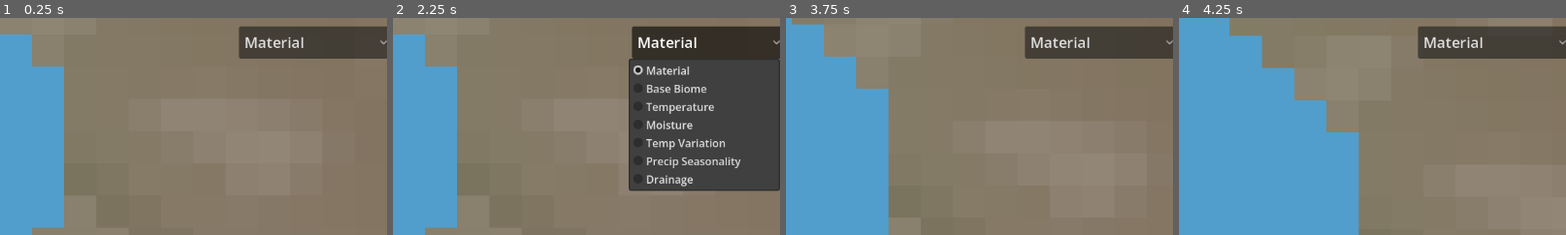
Above: before the commit, frames 1-4 (left to right).
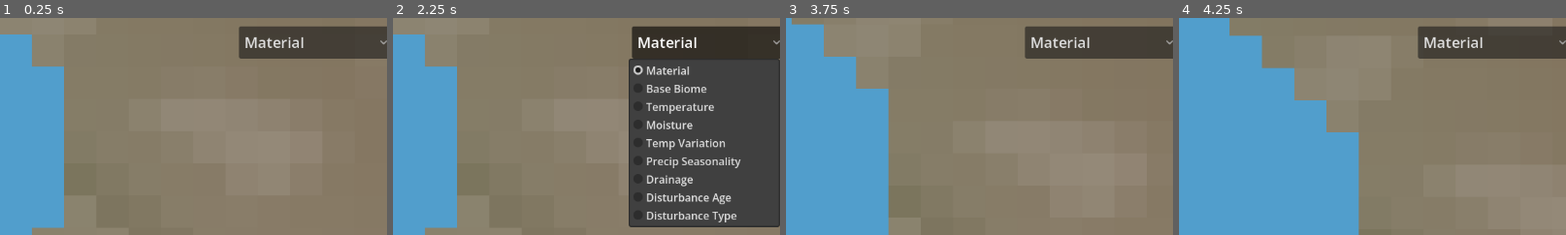
Above: after the commit, the same moments.

Repository: joahreason/explore
Game: Godot game, scene res://world.tscn
The game is run twice, just before and just after one commit, with the same random seed, the same clock (stepped at 60 frames per second) and the same inputs.
Inputs (mouse positions are % of the whole screen's width and height, from its top left):
- Up to frame 1 (0.25 s): no input
- Up to frame 2 (2.25 s): click "Material" at 0.5 s; click "Material" at 1.25 s; click "Material" at 2 s
- Up to frame 3 (3.75 s): tap Enter at 2.75 s; move the mouse to (72, 45) at 2.77 s; tap B at 2.85 s; click (72, 45) at 2.92 s; tap Space at 3.5 s; drag from (30, 55) to (45, 70) at 3.52 s
- Up to frame 4 (4.25 s): no input
The pictures show only the part of the screen within x 50-100%, y 31-81%; the shares and areas given below are measured in that part.

The runs differ from the first frame. In frame 2, 6.5% of the frame differs, in the area x 60-100%, y 79-97%; in frame 3, less than 0.1%; in frame 4, less than 0.1%.

Commit message:
Biome variety Phase 3: disturbance type/age, ecological succession
disturbance_type (fire/flood/storm/landslide) and disturbance_age
(0=fresh..1=long-recovered) are pseudo-independent remaps of the
existing per-blob cell_value - different multipliers before taking
the fractional part decorrelate them from each other and from the
size remap already used, with zero new noise samples. Both are
constant across a whole blob, unlike disturbance intensity which
still falls off with distance from the epicenter.

Age now also feeds back into disturbance intensity itself (old scars
fade even at their own epicenter, not just outward), and
DebugColorizer tints young scars ashen vs. old scars toward a
regrowth green - together these give real ecological succession
(fresh scar -> fading -> recovered) without any time simulation.

Hit the same GDScript floor()-is-Variant-for-static-inference bug
we've hit before with lerp()/array indexing; fixed with floorf().

Verified via diagnostic dump (age spans ~0..1, all 4 types present,
no pathological bias) and visual renders: distinct decorrelated
Voronoi regions per type/age, and visibly fainter disturbance patches
in the material view where age is high.

New Disturbance Age / Disturbance Type entries in the view dropdown.

Co-Authored-By: Claude Sonnet 5 <noreply@anthropic.com>
Claude-Session: https://claude.ai/code/session_01FGRKBehJuHB2bSj53HPTpB

Diff:
--- a/scripts/chunk_manager.gd
+++ b/scripts/chunk_manager.gd
@@ -28,6 +28,8 @@
 	TEMP_VARIATION,
 	PRECIP_SEASONALITY,
 	DRAINAGE,
+	DISTURBANCE_AGE,
+	DISTURBANCE_TYPE,
 }
 
 ## Assign a saved WorldGen.tres preset here to tune generation in the
@@ -172,6 +174,10 @@
 			return HeatmapColorizerScript.precip_seasonality(sample)
 		ViewMode.DRAINAGE:
 			return HeatmapColorizerScript.drainage(sample)
+		ViewMode.DISTURBANCE_AGE:
+			return HeatmapColorizerScript.disturbance_age(sample)
+		ViewMode.DISTURBANCE_TYPE:
+			return HeatmapColorizerScript.disturbance_type(sample)
 		_:
 			return DebugColorizerScript.color_for(sample)
 
--- a/scripts/debug_colorizer.gd
+++ b/scripts/debug_colorizer.gd
@@ -25,6 +25,7 @@
 const FOREST := Color(0.1, 0.35, 0.15)
 const RESOURCE := Color(1.0, 0.1, 0.8)
 const DISTURBED := Color(0.35, 0.32, 0.28)
+const RECOVERING := Color(0.45, 0.55, 0.3)
 
 
 static func color_for(s: Dictionary) -> Color:
@@ -35,6 +36,7 @@
 	var vegetation: float = s["vegetation"]
 	var erosion: float = s["erosion"]
 	var disturbance: float = s["disturbance"]
+	var disturbance_age: float = s["disturbance_age"]
 	var resource: float = s["resource"]
 	var water_body: String = s["water_body"]
 	var shore_proximity: float = s["shore_proximity"]
@@ -78,7 +80,12 @@
 		+ FOREST * w_forest
 	) / total
 
-	color = color.lerp(DISTURBED, disturbance * 0.5)
+	# Ecological succession: young scars tint stark/ashen, old ones tint
+	# toward regrowth instead - the intensity itself already fades with age
+	# too (see WorldGen), this makes the "recovering" look visible, not just
+	# fainter.
+	var disturbance_tint := DISTURBED.lerp(RECOVERING, disturbance_age)
+	color = color.lerp(disturbance_tint, disturbance * 0.5)
 
 	# Resource veins are still generated (see WorldGen.sample()["resource"])
 	# but not shown visually right now - re-enable by uncommenting below.
--- a/scripts/heatmap_colorizer.gd
+++ b/scripts/heatmap_colorizer.gd
@@ -19,6 +19,15 @@
 
 const POOR_DRAINAGE := Color(0.25, 0.2, 0.35)
 const GOOD_DRAINAGE := Color(0.85, 0.7, 0.35)
+
+const YOUNG_SCAR := Color(0.15, 0.1, 0.08)
+const OLD_SCAR := Color(0.6, 0.75, 0.4)
+
+const TYPE_FIRE := Color(0.9, 0.3, 0.1)
+const TYPE_FLOOD := Color(0.2, 0.4, 0.9)
+const TYPE_STORM := Color(0.6, 0.6, 0.75)
+const TYPE_LANDSLIDE := Color(0.55, 0.4, 0.25)
+const TYPE_UNKNOWN := Color(0.8, 0.2, 0.8)
 
 
 static func temperature(s: Dictionary) -> Color:
@@ -42,3 +51,23 @@
 
 static func drainage(s: Dictionary) -> Color:
 	return POOR_DRAINAGE.lerp(GOOD_DRAINAGE, clampf(float(s["drainage"]), 0.0, 1.0))
+
+
+## Raw per-blob age across the whole Voronoi cell (not gated by disturbance
+## intensity) - deliberately shows full region extent, useful for verifying
+## neighboring blobs get decorrelated ages.
+static func disturbance_age(s: Dictionary) -> Color:
+	return YOUNG_SCAR.lerp(OLD_SCAR, clampf(float(s["disturbance_age"]), 0.0, 1.0))
+
+
+static func disturbance_type(s: Dictionary) -> Color:
+	match String(s["disturbance_type"]):
+		"fire":
+			return TYPE_FIRE
+		"flood":
+			return TYPE_FLOOD
+		"storm":
+			return TYPE_STORM
+		"landslide":
+			return TYPE_LANDSLIDE
+	return TYPE_UNKNOWN
--- a/scripts/view_mode_dropdown.gd
+++ b/scripts/view_mode_dropdown.gd
@@ -13,6 +13,8 @@
 	{"label": "Temp Variation", "mode": ChunkManagerScript.ViewMode.TEMP_VARIATION},
 	{"label": "Precip Seasonality", "mode": ChunkManagerScript.ViewMode.PRECIP_SEASONALITY},
 	{"label": "Drainage", "mode": ChunkManagerScript.ViewMode.DRAINAGE},
+	{"label": "Disturbance Age", "mode": ChunkManagerScript.ViewMode.DISTURBANCE_AGE},
+	{"label": "Disturbance Type", "mode": ChunkManagerScript.ViewMode.DISTURBANCE_TYPE},
 ]
 
 
--- a/scripts/world_gen.gd
+++ b/scripts/world_gen.gd
@@ -156,6 +156,8 @@
 	Geology.IGNEOUS: 0.7,
 	Geology.VOLCANIC: 0.55,
 }
+
+const DISTURBANCE_TYPES := ["fire", "flood", "storm", "landslide"]
 
 var _elev_base := FastNoiseLite.new()
 var _elev_ridge := FastNoiseLite.new()
@@ -414,7 +416,24 @@
 	var size_mult: float = lerp(1.0 - disturbance_size_variation, 1.0 + disturbance_size_variation, (cell_value + 1.0) * 0.5)
 	var effective_radius := disturbance_radius * size_mult
 
+	# Type and age are pseudo-independent remaps of the SAME cell_value (no
+	# extra noise sample) - different multipliers before taking the
+	# fractional part decorrelate them from each other and from size_mult
+	# above, even though all three ultimately come from one number per blob.
+	# Both are constant across a whole blob, unlike disturbance01 below which
+	# also falls off with distance from the epicenter.
+	var type_raw := cell_value * 5.17
+	var type01 := type_raw - floorf(type_raw)
+	var disturbance_type: String = DISTURBANCE_TYPES[int(type01 * DISTURBANCE_TYPES.size()) % DISTURBANCE_TYPES.size()]
+
+	var age_raw := cell_value * 7.3
+	var disturbance_age := age_raw - floorf(age_raw)
+
 	var disturbance01 := clampf(1.0 - smoothstep(0.0, effective_radius, dist_norm), 0.0, 1.0)
+	# Ecological succession: an old scar fades even at its own epicenter, not
+	# just with distance - a young disturbance stays stark/bare, an old one
+	# has mostly recovered.
+	disturbance01 *= 1.0 - disturbance_age * 0.6
 
 	# --- vegetation (derived, not biome-assigned) ---
 	var temp_suit := 1.0 - clampf(absf(temperature), 0.0, 1.0)
@@ -443,6 +462,8 @@
 		"deposition": deposition01,
 		"soil_fertility": soil_fertility,
 		"disturbance": disturbance01,
+		"disturbance_type": disturbance_type,
+		"disturbance_age": disturbance_age,
 		"vegetation": vegetation01,
 		"exposure": exposure01,
 		"resource": resource01,
